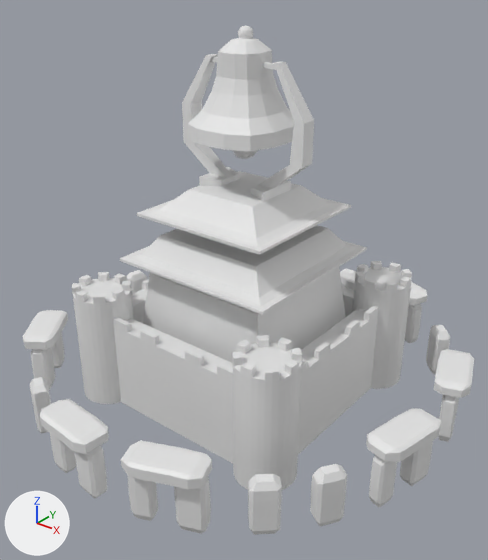
Before and after pictures for a commit that changed the FBX model Assets/3D/Temple.fbx.
Before and after are seen from a 50 mm lens placed at (13.32, -16.87, 14.43), pointed at (0.51, -0.85, 4.5). The lights are fixed; the arrows at lower left show +X, +Y and +Z. Where no turn or scale is listed for an object, it has been applied to the vertices. Vertices at the same position are counted once.

Names of what the first picture shows: 'Temple'.
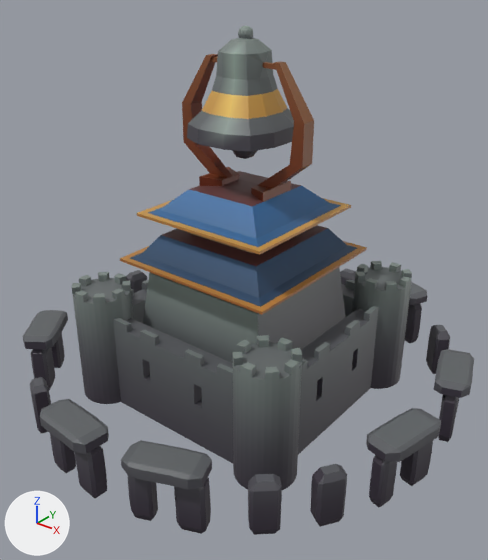
The newer file is also rescaled (x0.355), turned or shifted as a whole; pictures and numbers use the older file's frame.

Changed parts and their boxes (x1, y1, x2, y2) in the pictures (488 x 560 px):
part 1 of me_cube_036, added: after (76, 279, 409, 452)
part 2 of me_cube_036, recoloured (white to grey): (23, 25, 474, 535) in both

What the commit changed:
Picture 'LazyTexture.png' (img_lazytexture_png) is new.
Material 'All' (mat_all) is new.
Its texture is img_lazytexture_png.
me_cube_036 is used by ob_temple; location (-0.07, -0.05, 2.63).
me_cube_036 had 3240 vertices, 3250 faces and spanned x -7.6..7.9, y -8.0..7.7, z -2.9..9.8.
me_cube_036 now has 3478 vertices, 3488 faces and spans x -7.6..7.9, y -8.0..7.7, z -2.9..9.8.
me_cube_036 part 1: 238 vertices added at x -4.6..4.6, y -4.5..4.5, z -2.9..0.6.
me_cube_036 part 2: 3060 faces spanning x -7.6..7.9, y -8.0..7.7, z -2.9..9.8 switch from no material to mat_all (picture img_lazytexture_png).
